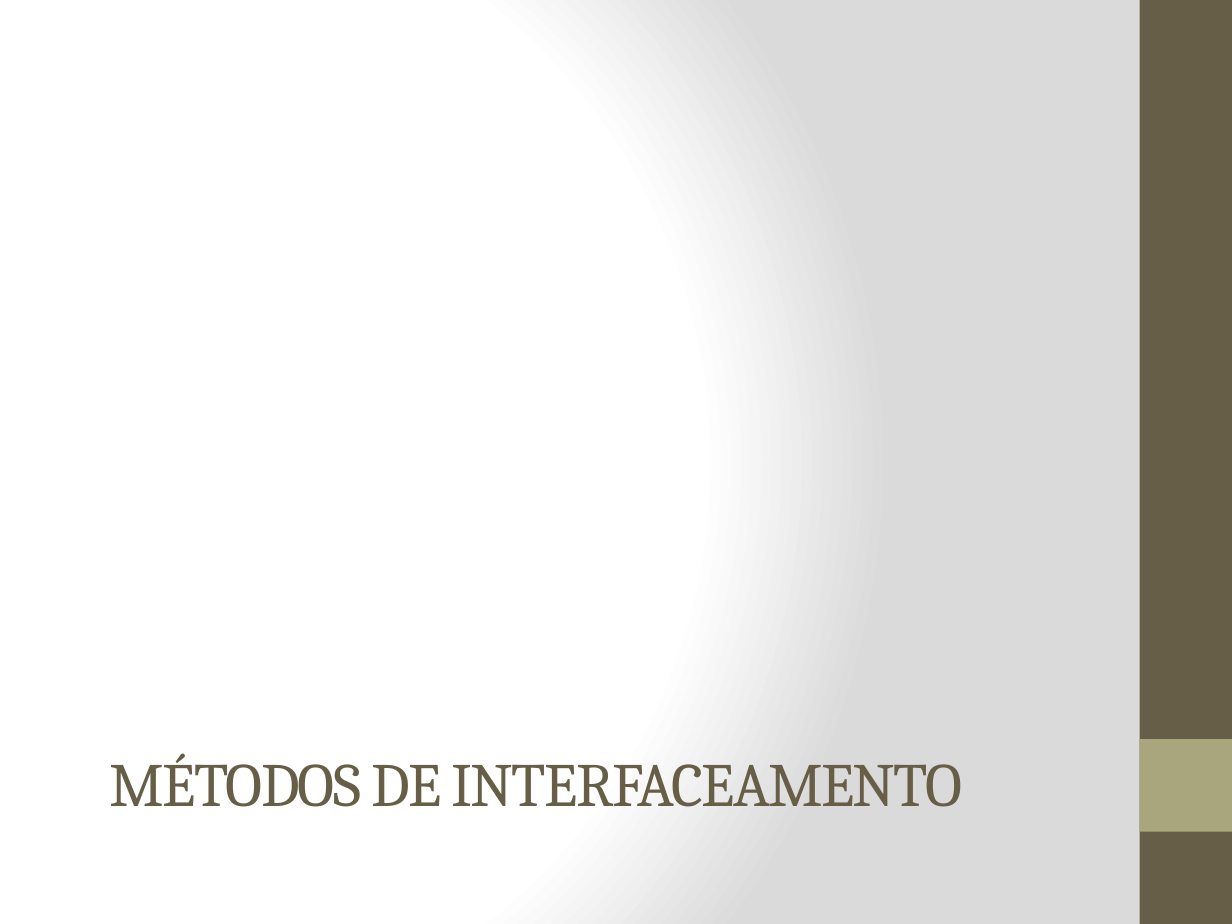
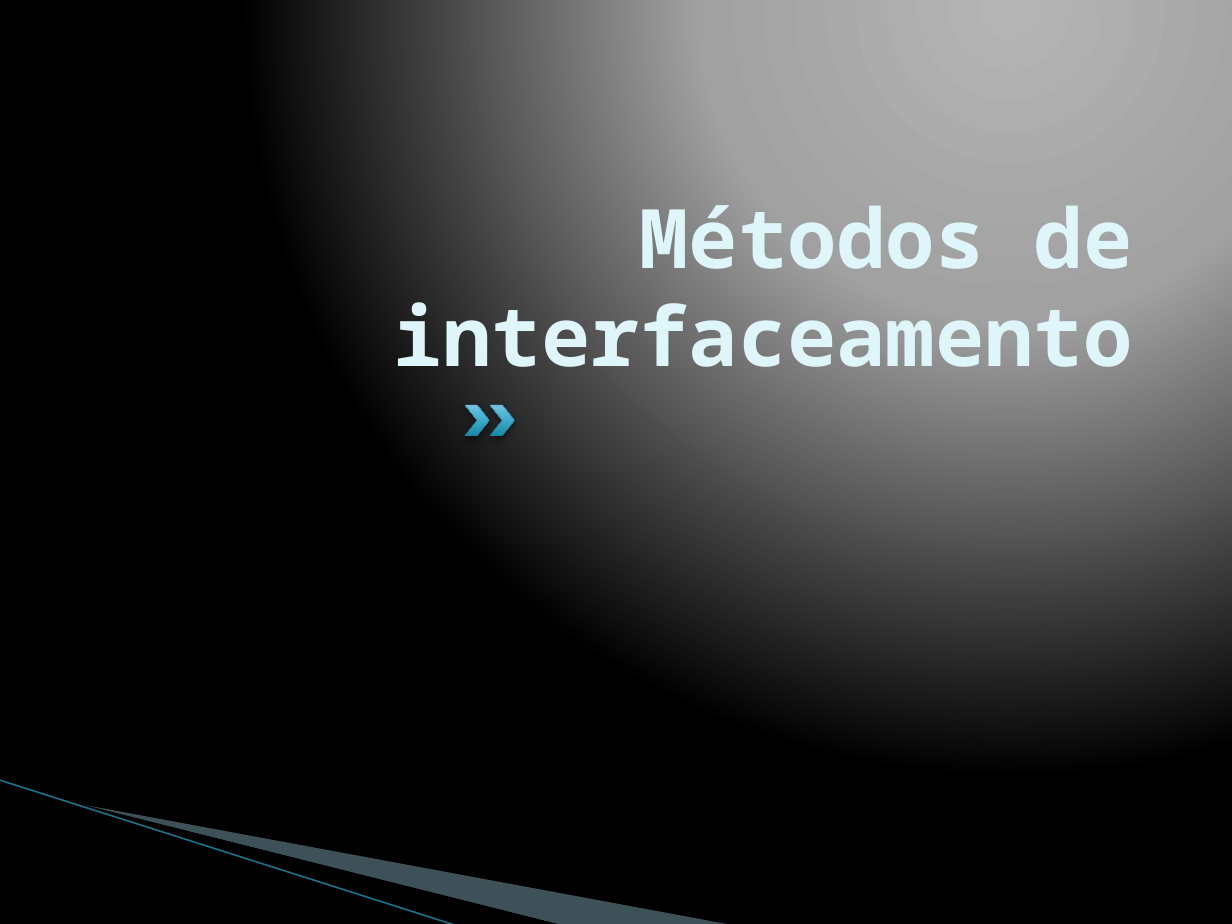
Before and after one commit to badershs/mips-assembler-unb, a slide deck: slide 5 of seminario/Interface entre C e Assemby 8085.pptx. Drawn at 1232x924 pixels with LibreOffice and Linux fonts; fonts in the diff are those of the drawing; background and template pictures are left out. Boxes give left, top, right and bottom in pixels: in the first picture for what was removed or moved away, otherwise in the second. Text is boxed around its words. In the diff, an @@ line names an element or a change of style, - is before the commit and + after.

```diff
--- a/seminario/Interface entre C e Assemby 8085.pptx
+++ b/seminario/Interface entre C e Assemby 8085.pptx
@@ background gradient #FFFFFF to #DADADA to gradient #B4B4B4 to #A2A2A2 to #000000 @@
@@ rectangle removed at bbox=[1140, 0, 1232, 924] @@
@@ title "Métodos de interfaceamento" at bbox=[393, 205, 1133, 388]: vertical alignment top to bottom @@
@@ title at bbox=[393, 205, 1133, 388]: text changed; size 36 to 48 pt; font Cambria to Noto Sans Mono; text colour #675E47 to #DEF5FA; bold on @@
-MÉTODOS DE INTERFACEAMENTO
+Métodos de interfaceamento
@@ chevron added at bbox=[464, 405, 489, 436], fill gradient #158BA8 to #51B8D9 to #80C3DD, outline #21788D 0.25 pt @@
@@ chevron added at bbox=[490, 405, 515, 436], fill gradient #158BA8 to #51B8D9 to #80C3DD, outline #21788D 0.25 pt @@
@@ rectangle removed at bbox=[1140, 739, 1232, 832] @@
@@ line added from (0, 780) to (457, 924), #97C5D8 0.95 pt @@
@@ freeform shape added at bbox=[65, 800, 563, 924], fill #000000 @@
@@ freeform shape added at bbox=[68, 801, 733, 924], fill #A0CBDC at 40% opacity @@
```
Also in this commit, not shown: 18 other slides changed, 9 slides added, 2 slides removed.
